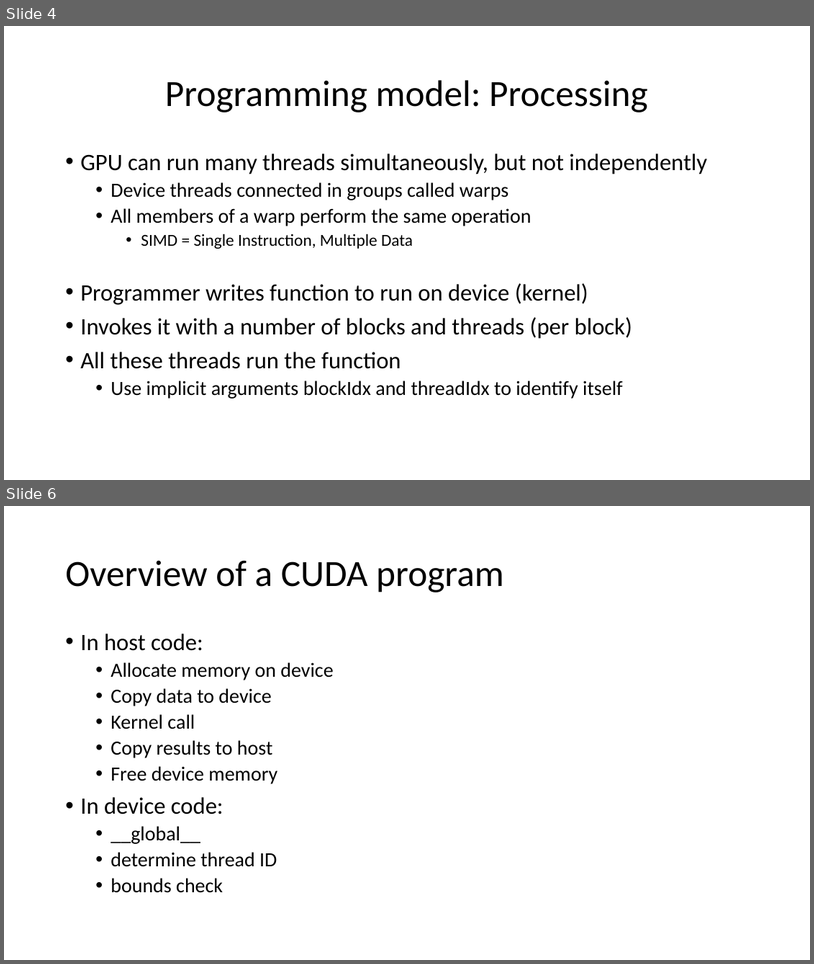
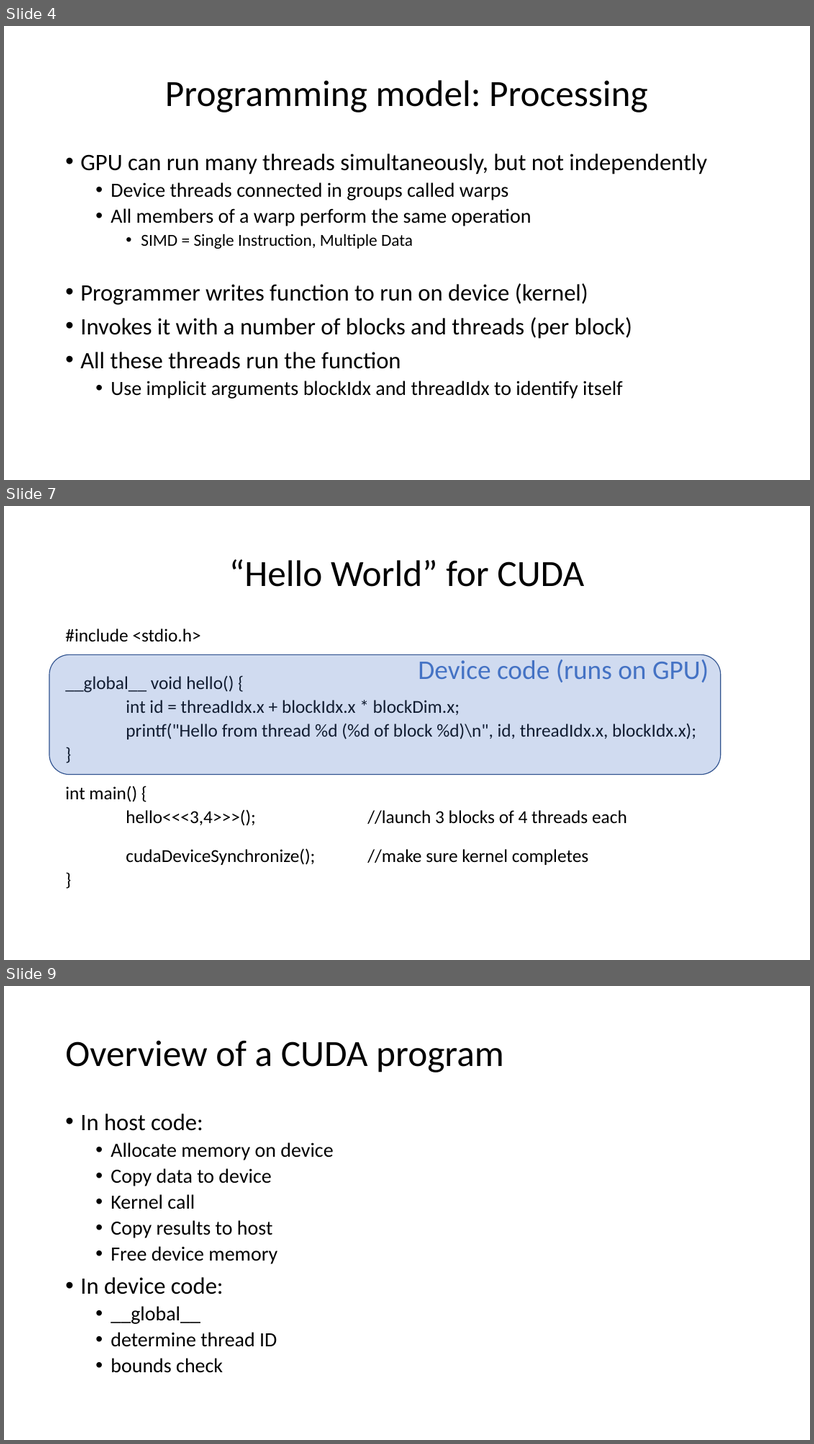
Before and after one commit to TeachingUndergradsCHC/modules, a slide deck: Programming/cuda/lecture_slides.pptx. Shown one above the other, each under a label of ours: slides 4 and 6 before the commit, slides 4, 7 and 9 after it; the slides between them are not shown. The pictures are 814x964 and 814x1444 pixels, drawn with LibreOffice and Linux fonts; fonts in the diff are those of the drawing. Boxes give left, top, right and bottom in pixels: in the first picture for what was removed or moved away, otherwise in the second. Text is boxed around its words. In the diff, an @@ line names an element or a change of style, - is before the commit and + after.

Commit message:
Expanded slides to include the sample code

```diff
--- a/Programming/cuda/lecture_slides.pptx
+++ b/Programming/cuda/lecture_slides.pptx
@@ slide 7 added at [4, 506, 810, 960], background #FFFFFF @@
@@ title added at [229, 559, 584, 587], 44 pt, text #000000 @@
+“Hello World” for CUDA
@@ text added at [65, 628, 697, 865], 21.7 pt, text #000000 @@
+#include <stdio.h>
+__global__ void hello() {
+int id = threadIdx.x + blockIdx.x * blockDim.x;
+printf("Hello from thread %d (%d of block %d)\n", id, threadIdx.x, blockIdx.x);
+}
+int main() {
+hello<<<3,4>>>(); //launch 3 blocks of 4 threads each
+cudaDeviceSynchronize(); //make sure kernel completes
+}
@@ rounded rectangle added at [49, 655, 721, 775], fill #4472C4 at 25% opacity, outline #325491 1 pt @@
@@ text added at [418, 659, 709, 682], 32 pt, text #4472C4 @@
+Device code (runs on GPU)
@@ what was slide 6 is now slide 9 @@
```
Also in this commit, not shown: 2 slides changed, 8 other slides added, 3 slides removed, 3 other files.
